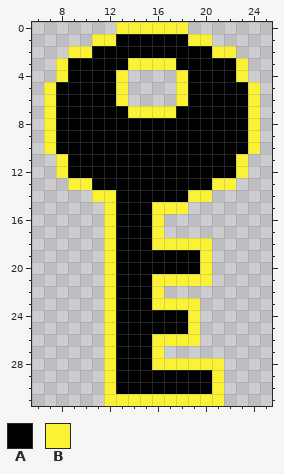
Pixel-art file -- sources/Key_Base.ase. This is how it looked before the edit.
32x32 pixels, 1 frame. Shown: x 6..25, y 0..31.
Palette (. is transparent): A #000000  B #fbf236
Pixels before, first column x 7:
 0 ......BBBBBB......
 1 ....BBAAAAAABB....
 2 ..BBAAAAAAAAAABB..
 3 .BAAAAABBBBAAAAAB.
 4 .BAAAAB....BAAAAB.
 5 BAAAAAB....BAAAAAB
 6 BAAAAAB....BAAAAAB
 7 BAAAAAABBBBAAAAAAB
 8 BAAAAAAAAAAAAAAAAB
 9 BAAAAAAAAAAAAAAAAB
10 BAAAAAAAAAAAAAAAAB
11 .BAAAAAAAAAAAAAAB.
12 .BAAAAAAAAAAAAAAB.
13 ..BBAAAAAAAAAABB..
14 ....BBAAAAAABB....
15 .....BAAABBB......
16 .....BAAAB........
17 .....BAAAB........
18 .....BAAABBBBB....
19 .....BAAAAAAAB....
20 .....BAAAAAAAB....
21 .....BAAABBBBB....
22 .....BAAAB........
23 .....BAAABBBB.....
24 .....BAAAAAAB.....
25 .....BAAAAAAB.....
26 .....BAAABBBB.....
27 .....BAAAB........
28 .....BAAABBBBBB...
29 .....BAAAAAAAAB...
30 .....BAAAAAAAAB...
31 .....BBBBBBBBBB...
And afterwards:
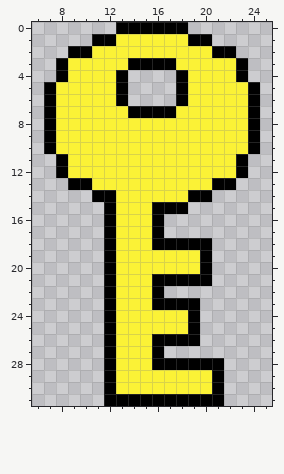
From old to new:
colour A: #000000 -> #fbf236
colour B: #fbf236 -> #000000
Changed places in both pictures, as pixel boxes (x1, y1, x2, y2):
changed: (44, 22, 260, 406)
